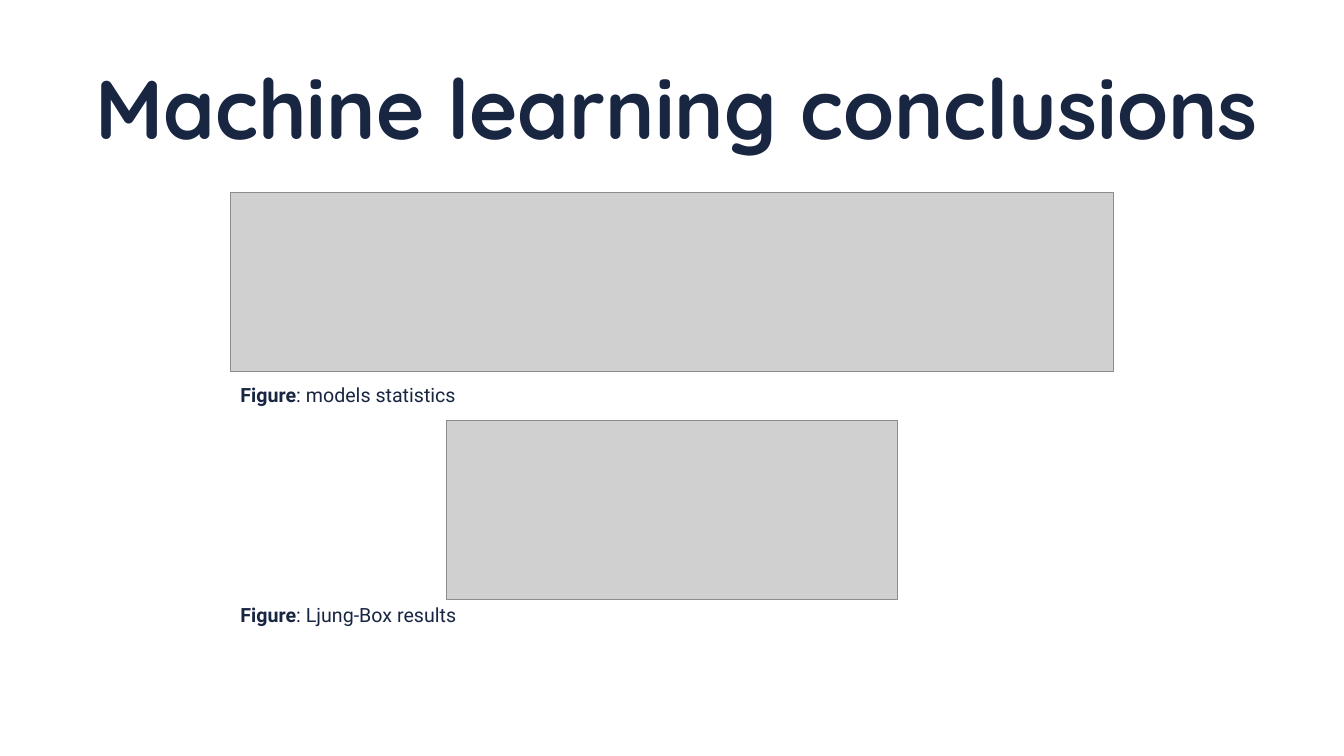
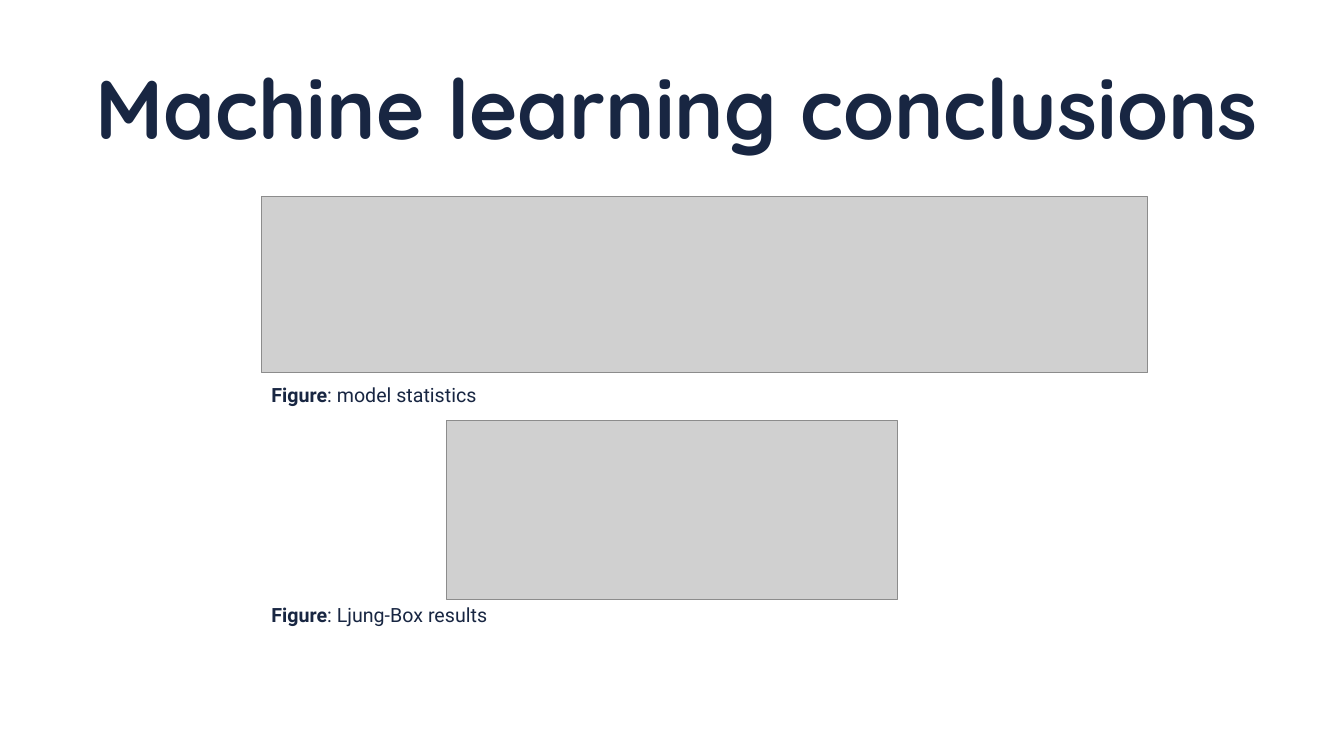
Before and after one commit to silviufilote/S4HDD, a slide deck: slide 31 of Time series project/documentation/slides.pptx. Drawn at 1344x756 pixels with LibreOffice and Linux fonts; fonts in the diff are those of the drawing; grey boxes stand for pictures; background and template pictures are left out. Boxes give left, top, right and bottom in pixels: in the first picture for what was removed or moved away, otherwise in the second. Text is boxed around its words. In the diff, an @@ line names an element or a change of style, - is before the commit and + after.

```diff
--- a/Time series project/documentation/slides.pptx
+++ b/Time series project/documentation/slides.pptx
@@ picture moved from (x1=231, y1=193, x2=1114, y2=372) to (x1=261, y1=197, x2=1147, y2=373) @@
@@ text at (x1=271, y1=387, x2=476, y2=406): text changed @@
-Figure: models statistics
+Figure: model statistics
@@ text "Figure: Ljung-Box results" moved from (x1=240, y1=607, x2=456, y2=626) to (x1=271, y1=607, x2=487, y2=626) @@
```
Also in this commit, not shown: 5 other slides changed, 3 other files.
